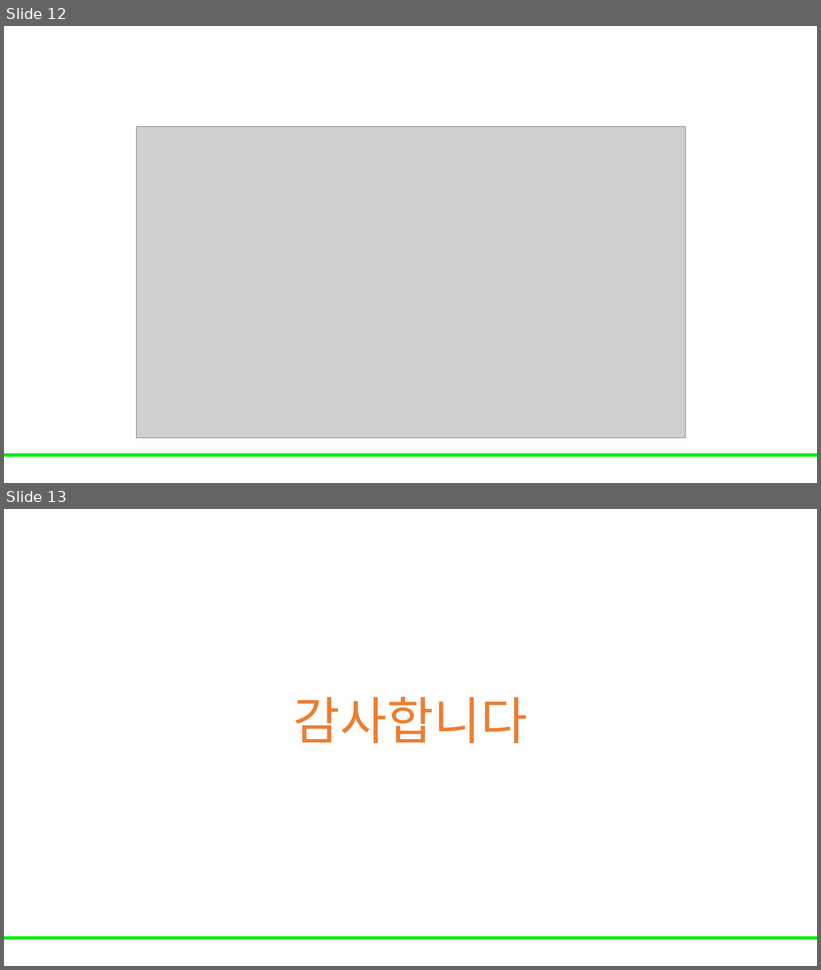
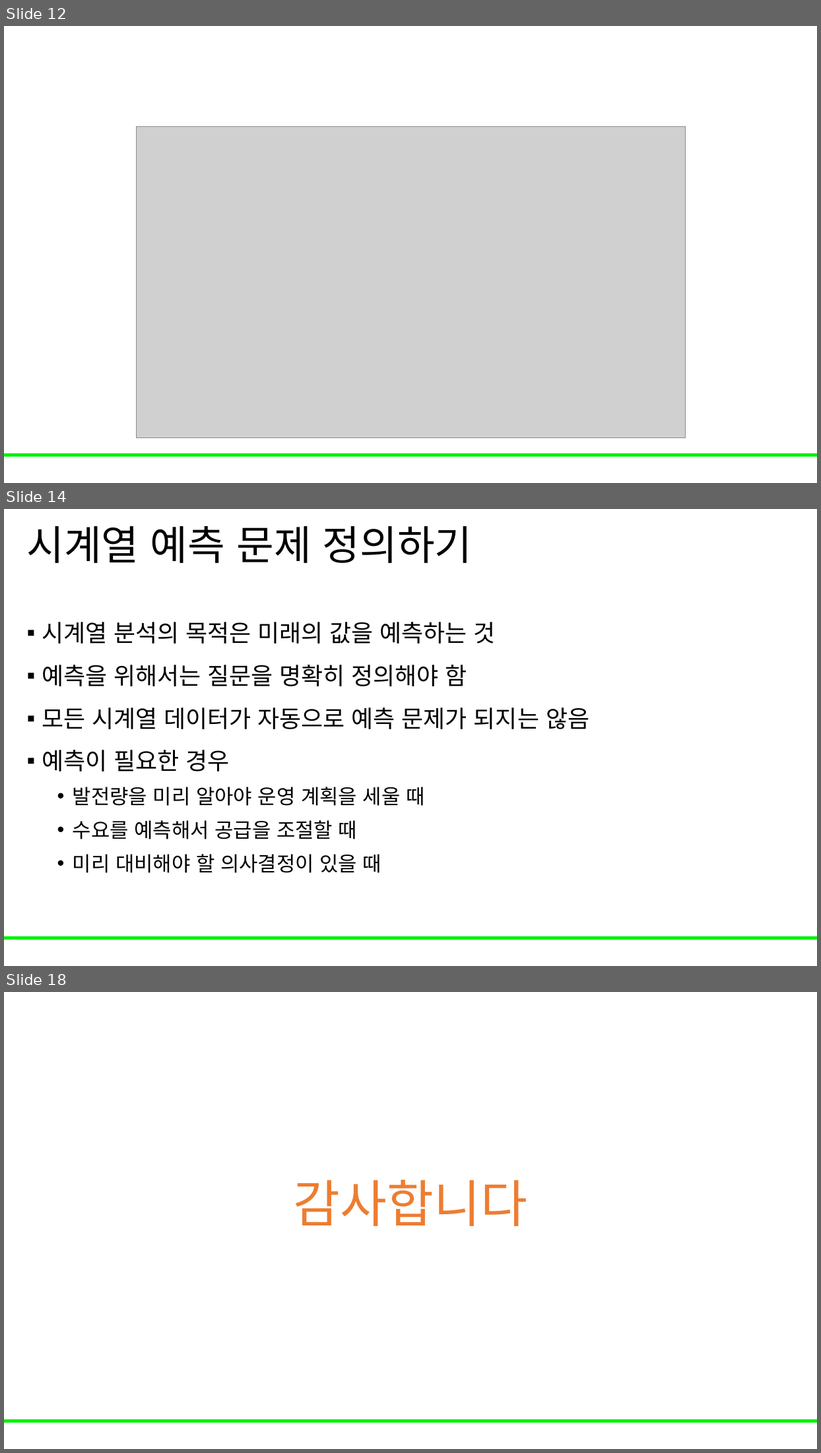
Before and after one commit to Leader-Lesson/KDT_RE_5th, a slide deck: material/5_AI/05_시계열 분석.pptx. Shown one above the other, each under a label of ours: slides 12 and 13 before the commit, slides 12, 14 and 18 after it; the slides between them are not shown. The pictures are 821x970 and 821x1453 pixels, drawn with LibreOffice and Linux fonts; fonts in the diff are those of the drawing; grey boxes stand for pictures; background and template pictures are left out. Boxes give left, top, right and bottom in pixels: in the first picture for what was removed or moved away, otherwise in the second. Text is boxed around its words. In the diff, an @@ line names an element or a change of style, - is before the commit and + after.

Commit message:
시계열 분석 ppt 업데이트

```diff
--- a/material/5_AI/05_시계열 분석.pptx
+++ b/material/5_AI/05_시계열 분석.pptx
@@ slide 14 added at (4, 509, 817, 966), background #FFFFFF; not listed: 1 template element that a slide beside it also shows @@
@@ title added at (27, 526, 473, 563), 48 pt, text #000000 @@
+시계열 예측 문제 정의하기
@@ text added at (42, 622, 589, 873), 28 pt, text #000000 @@
+▪ 시계열 분석의 목적은 미래의 값을 예측하는 것
+▪ 예측을 위해서는 질문을 명확히 정의해야 함
+▪ 모든 시계열 데이터가 자동으로 예측 문제가 되지는 않음
+▪ 예측이 필요한 경우
+  • 발전량을 미리 알아야 운영 계획을 세울 때
+  • 수요를 예측해서 공급을 조절할 때
+  • 미리 대비해야 할 의사결정이 있을 때
@@ what was slide 13 is now slide 18 @@
```
Also in this commit, not shown: 4 other slides added.
